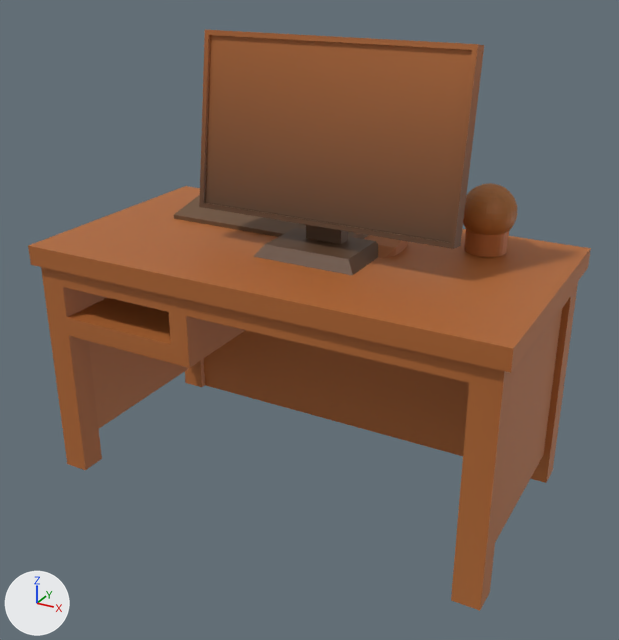
A saved change to the glTF model unity/Assets/Art/BlenderBaked/prop-desk/mesh_prop-desk.glb.
The view is the same before and after, from a camera (50 mm lens) standing at (1.46, -1.353, 1.235) and looking at (0.578, 0.251, 0.433). The lights are fixed; the arrows at lower left show +X, +Y and +Z. The older version comes first. Vertices at exactly the same position are counted once.

Names of what the first picture shows: 'mesh_prop-desk'.
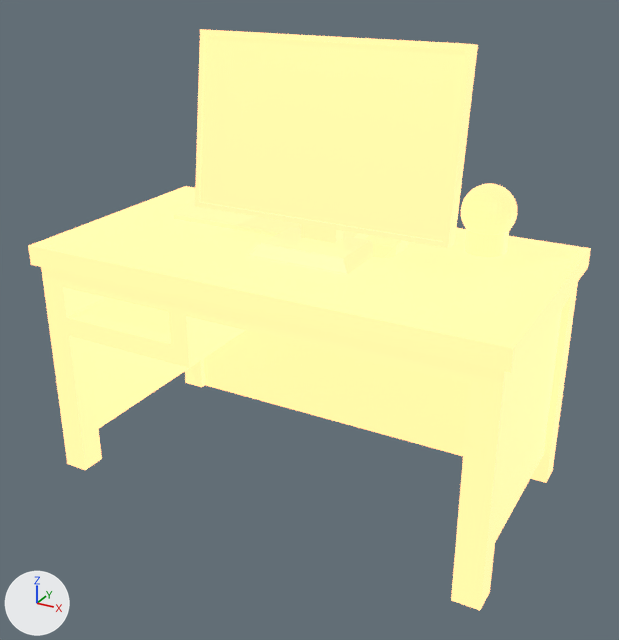
Boxes (x1, y1, x2, y2) around the edits, measured in the pictures (619 x 640 px; the box of a moved part takes in the faces that stretch with it):
```json
{"object": "mesh_prop-desk", "change": "surface changed, reshaped", "before": [28, 30, 591, 611], "after": [28, 29, 591, 611], "on screen": "brown to beige"}
{"part": 1, "of": "me_mesh_desk", "change": "moved or reshaped", "before": [199, 30, 484, 275], "after": [195, 29, 478, 274]}
{"part": 2, "of": "me_mesh_desk", "change": "surface changed", "before": [349, 243, 373, 271], "after": [349, 243, 373, 271]}
{"part": 3, "of": "me_mesh_desk", "change": "recoloured", "before": [28, 30, 591, 611], "after": [28, 30, 591, 611], "on screen": "lighter"}
```

Scene script edits in JSON lines:
```json
{"block": "mat_m_prop_desk", "where": "n0 = _N.new('ShaderNodeBsdfPrincipled'); n0.name = 'Principled BSDF'"}
{"op": "remove", "block": "mat_m_prop_desk", "code": "n0.inputs[1].default_value = 0.08  # 'Metallic'"}
{"op": "set", "path": "n0.inputs[2].default_value", "old": "0.55", "new": "0.48", "note": "'Roughness'"}
{"op": "add", "block": "mat_m_prop_desk", "code": "n0.inputs[28].default_value = 3.2  # 'Emission Strength'"}
{"op": "add", "block": "mat_m_prop_desk", "code": "n4 = _N.new('ShaderNodeTexImage'); n4.name = 'Image Texture'"}
{"op": "add", "block": "mat_m_prop_desk", "code": "n4.image = img_mesh_prop_desk_basecolor"}
{"op": "remove", "block": "mat_m_prop_desk", "code": "n4 = _N.new('ShaderNodeTexImage'); n4.name = 'Image Texture'"}
{"op": "remove", "block": "mat_m_prop_desk", "code": "n4.image = img_mesh_prop_desk_basecolor"}
{"op": "add", "block": "mat_m_prop_desk", "code": "n5 = _N.new('ShaderNodeTexImage'); n5.name = 'Image Texture.001'"}
{"op": "add", "block": "mat_m_prop_desk", "code": "n5.image = img_mesh_prop_desk_basecolor"}
{"block": "mat_m_prop_desk", "where": "n2 = _N.new('ShaderNodeMix'); n2.name = 'Mix'"}
{"op": "remove", "block": "mat_m_prop_desk", "code": "_L.new(n4.outputs[0], n2.inputs[6])  # 'Color' to 'A'"}
{"op": "add", "block": "mat_m_prop_desk", "code": "_L.new(n4.outputs[0], n0.inputs[27])  # 'Color' to 'Emission Color'"}
{"op": "add", "block": "mat_m_prop_desk", "code": "_L.new(n5.outputs[0], n2.inputs[6])  # 'Color' to 'A'"}
{"block": "me_mesh_desk", "where": "me_mesh_desk.from_pydata(...)  # 717 vertices, 1411 faces; spans x -0.016..1.124, y -0.016..0.59, z 0.0..1.062"}
{"block": "me_mesh_desk", "where": "# used by ob_mesh_prop_desk; location = (0.0, 0.0, 0.0)"}
{"block": "me_mesh_desk", "change": "me_mesh_desk part 1: the loose piece of 38 vertices spanning x 0.304..0.926, y 0.169..0.334, z 0.596..1.062 is moved by (-0.013, 0.0, 0.0)"}
{"block": "me_mesh_desk", "change": "me_mesh_desk part 2: 2 kept faces spanning x 0.693..0.713, y 0.169..0.334, z 0.596..0.623 get new texture (UV) coordinates"}
{"block": "me_mesh_desk", "change": "me_mesh_desk part 3: 1340 kept faces spanning x -0.016..1.124, y -0.016..0.59, z 0.0..1.062 get new vertex colours; the middle colour goes from beige #dcbf8d to beige #d4ba8b"}
```
